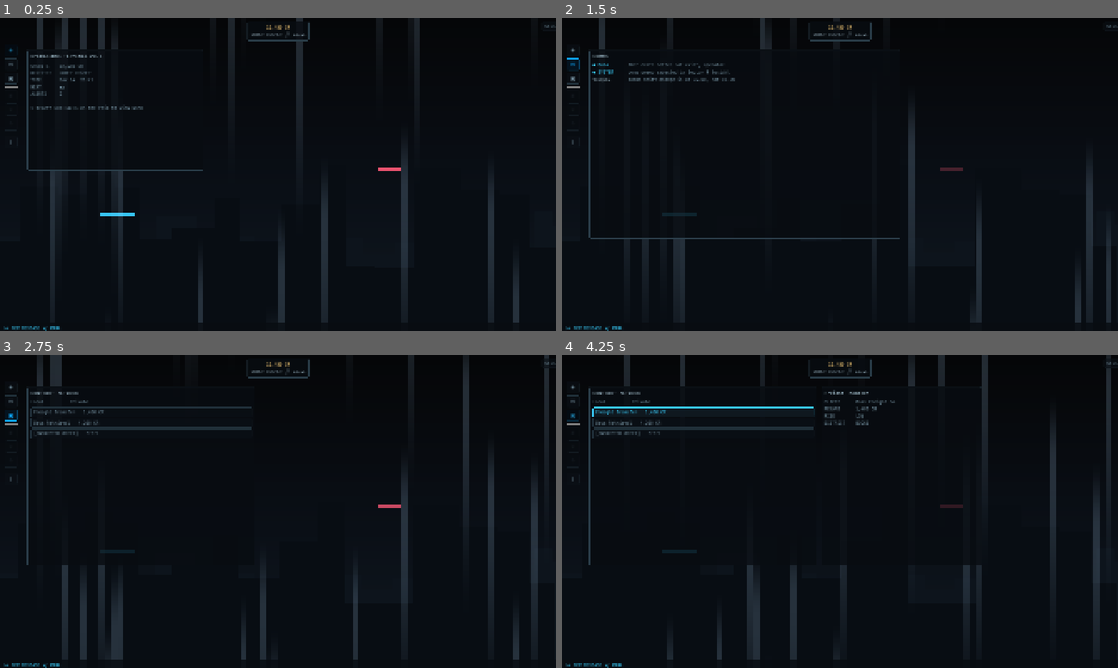
Above: before the commit, frames 1-4 (two rows, left to right).
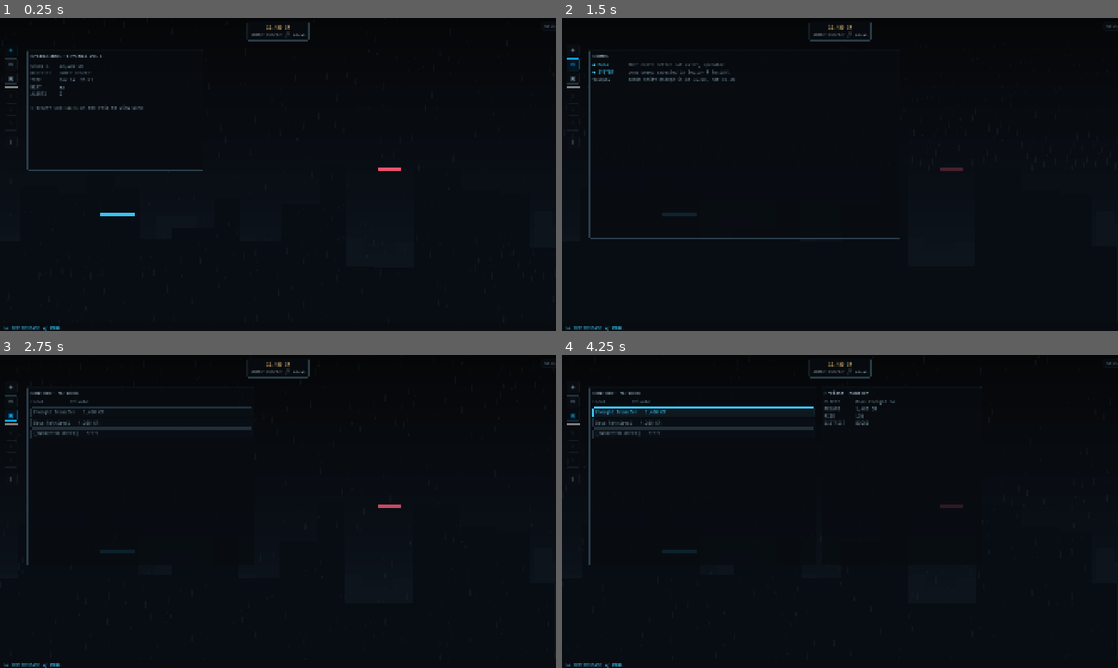
Above: after the commit, the same moments.

Repository: merlinbr/operator
Game: Godot game, scene res://scenes/main/main.tscn
Two runs of this game, one before a commit and one after it. Both use one fixed random seed, a clock stepped at 60 frames per second and the inputs below.
Inputs:
- Up to frame 1 (0.25 s): no input
- Up to frame 2 (1.5 s): click "◈" at 0.5 s; click "✉" at 1.25 s
- Up to frame 3 (2.75 s): click "▣" at 2 s
- Up to frame 4 (4.25 s): click "!" at 2.75 s; click "Freight Transfer 1,400 CR" at 3.5 s

The runs differ from the first frame. In frame 1, 4.0% of the frame differs, in the area x 6-94%, y 0-98%; in frame 2, 2.6%; in frame 3, 4.7%, in the area x 6-99%, y 0-98%; in frame 4, 3.7%.

Commit message:
polish: three-layer depth rain shader

Diff:
--- a/scenes/main/rain.gdshader
+++ b/scenes/main/rain.gdshader
@@ -2,16 +2,33 @@
 
 uniform float intensity : hint_range(0.0, 1.0) = 0.5;
 
-float hash(vec2 p) {
-	return fract(sin(dot(p, vec2(127.1, 311.7))) * 43758.5453);
+float hash1(float x) {
+	return fract(sin(x) * 43758.5453);
+}
+
+// One O(1) rain layer: grid of columns (not loops over drops).
+// Returns an alpha contribution 0..1.
+float rain_layer(vec2 uv, float density, float slant, float speed_base,
+		float speed_var, float len_base, float len_var, float width_frac,
+		float alpha, float seed) {
+	vec2 p = vec2(uv.x - uv.y * slant, uv.y);
+	float cell = 1.0 / density;
+	float remainder = mod(p.x, cell);
+	float cell_x = p.x - remainder;
+	float rn = hash1(cell_x * density + seed);
+	float speed = speed_base + speed_var * rn;
+	float length = len_base + len_var * rn;
+	float y = fract(p.y + rn);
+	float trail = smoothstep(1.0 - length, 1.0, fract(y - TIME * speed));
+	float thickness = step(remainder * density, width_frac);
+	return trail * thickness * alpha;
 }
 
 void fragment() {
-	float cols = 90.0;
-	float x = floor(UV.x * cols);
-	float speed = 1.4 + hash(vec2(x, 1.0)) * 1.8;
-	float y = fract(UV.y * 0.35 + TIME * speed + hash(vec2(x, 7.0)));
-	float streak = smoothstep(0.0, 0.08, y) * smoothstep(0.35, 0.08, y);
-	float gate = step(0.55, hash(vec2(x, 3.0)));
-	COLOR = vec4(0.706, 0.863, 1.0, streak * gate * intensity * 0.35);
+	vec2 uv = UV;
+	float a = 0.0;
+	a += rain_layer(uv, 140.0, 0.05, 2.2, 0.8, 0.08, 0.04, 0.15, 0.10, 1.0);  // near
+	a += rain_layer(uv, 220.0, 0.045, 1.4, 0.8, 0.055, 0.03, 0.10, 0.06, 7.0); // mid
+	a += rain_layer(uv, 320.0, 0.04, 0.8, 0.8, 0.035, 0.02, 0.06, 0.035, 13.0); // far
+	COLOR = vec4(0.706, 0.863, 1.0, a * intensity);
 }
